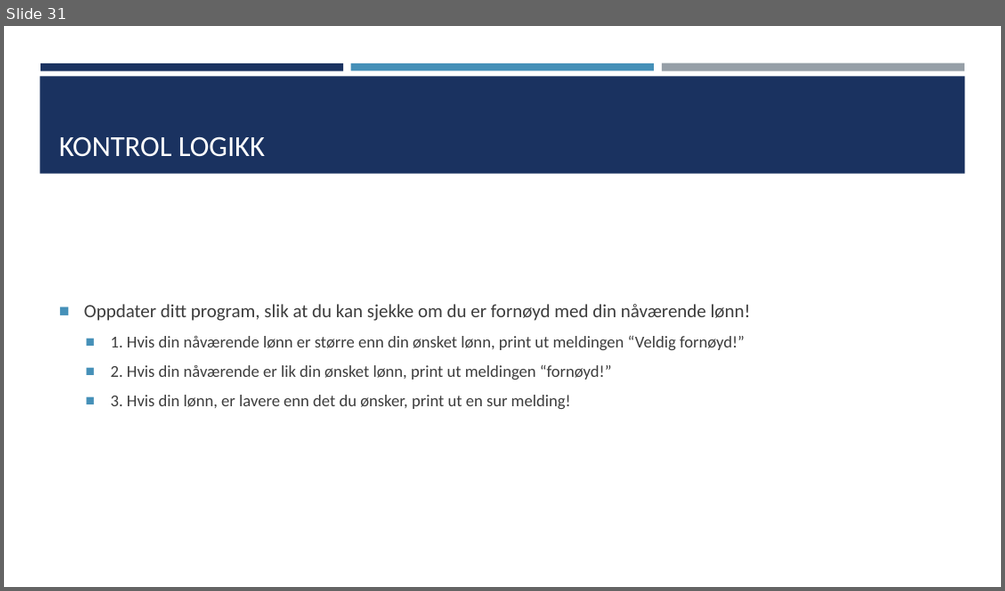
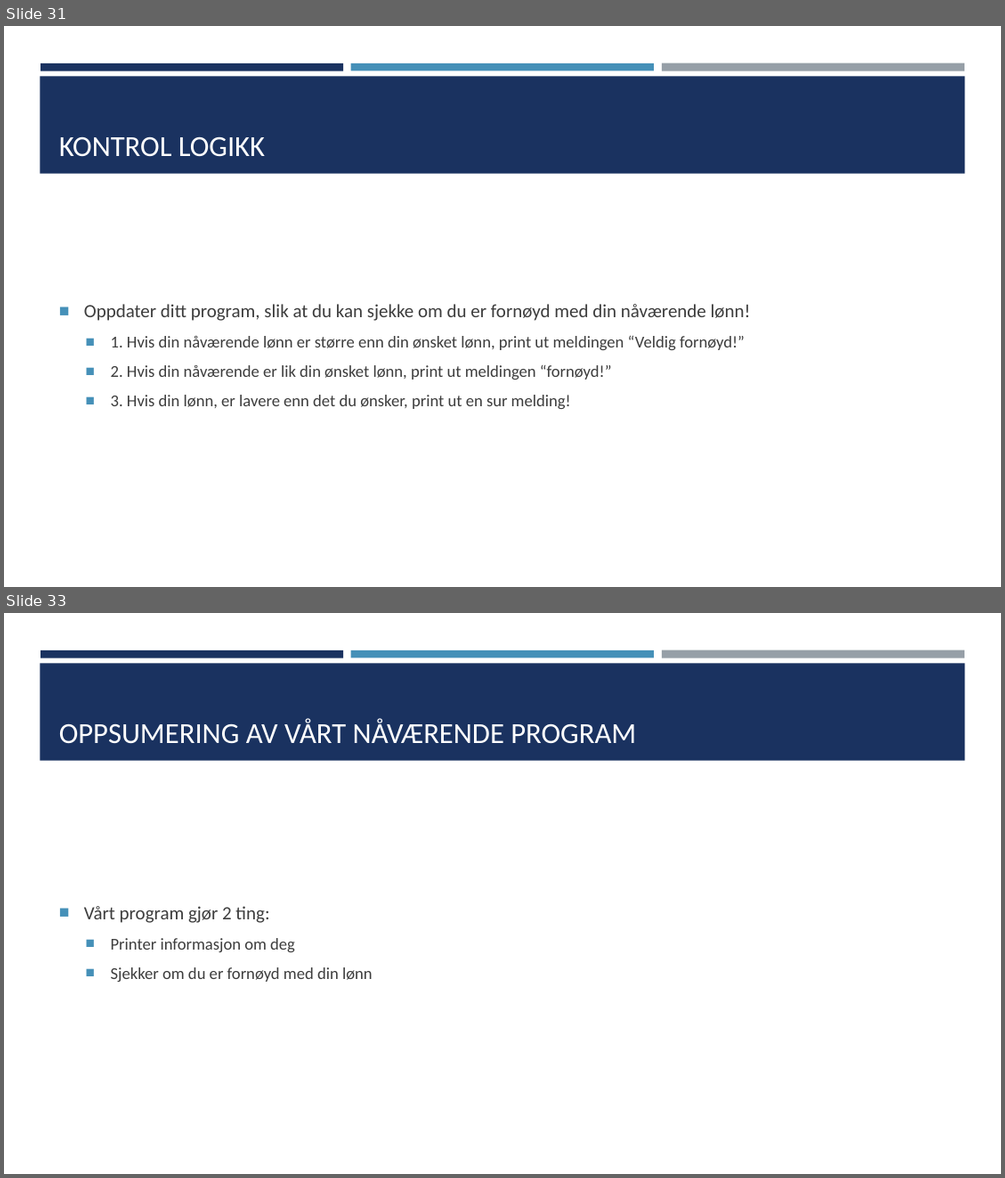
Before and after one commit to TheCodeAddiction/Learn-Python-Workshop, a slide deck: koding workshop powerpoint.pptx. Shown one above the other, each under a label of ours: slide 31 before the commit, slides 31 and 33 after it; the slides between them are not shown. The pictures are 1005x591 and 1005x1178 pixels, drawn with LibreOffice and Linux fonts; fonts in the diff are those of the drawing. Boxes give left, top, right and bottom in pixels: in the first picture for what was removed or moved away, otherwise in the second. Text is boxed around its words. In the diff, an @@ line names an element or a change of style, - is before the commit and + after.

```diff
--- a/koding workshop powerpoint.pptx
+++ b/koding workshop powerpoint.pptx
@@ slide 33 added at [4,613,1001,1174], background #FFFFFF; not listed: 4 template elements that a slide beside it also shows @@
@@ title added at [59,720,636,744], 28 pt, text #FFFFFF @@
+OPPSUMERING AV VÅRT NÅVÆRENDE PROGRAM
@@ text added at [84,906,372,981], 16 pt, text #3D3D3D @@
+■ Vårt program gjør 2 ting:
+  ■ Printer informasjon om deg
+  ■ Sjekker om du er fornøyd med din lønn
```
Also in this commit, not shown: 1 slide changed, 11 other slides added, 6 other files.
